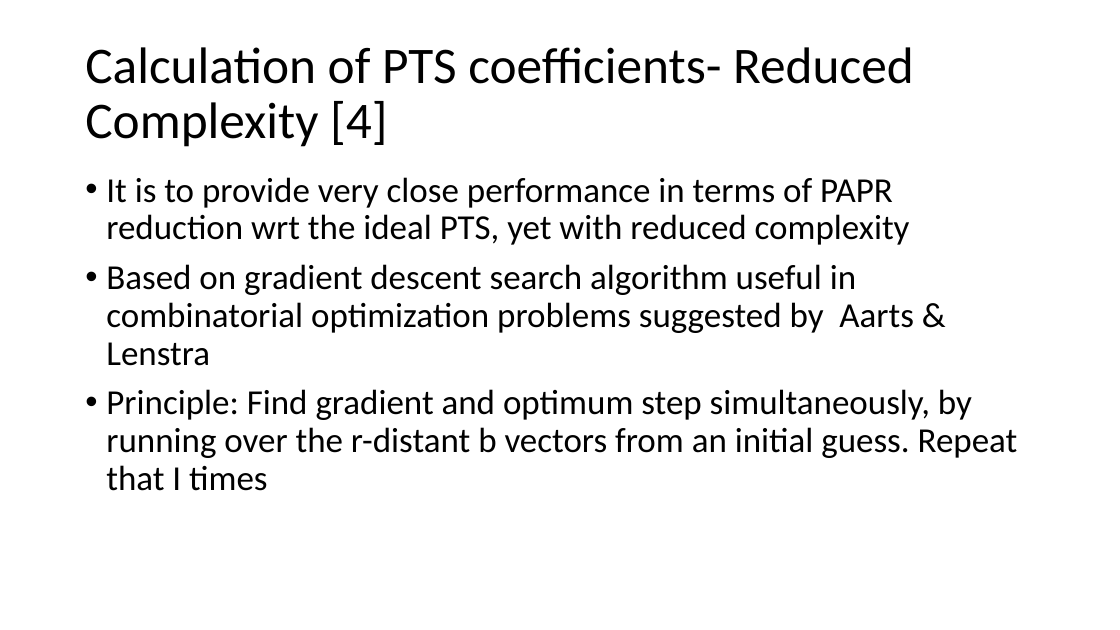
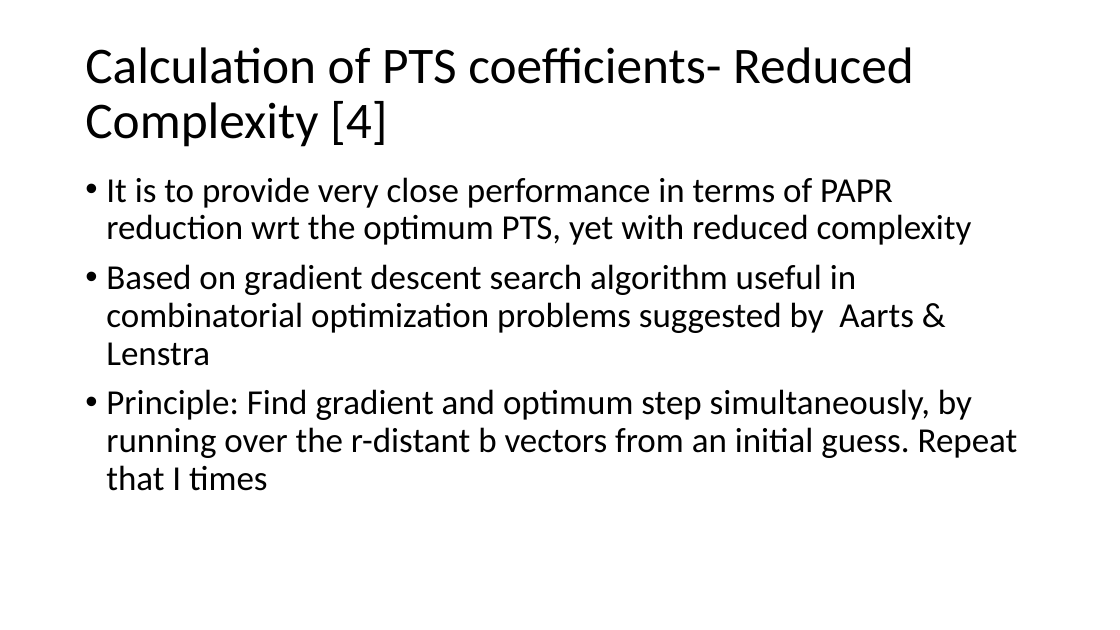
Before and after one commit to liorkissos/VLF-Simulations, a slide deck: slide 28 of Documents/Presentations/PAPR Reduction- PTS.pptx. Drawn at 1120x630 pixels with LibreOffice and Linux fonts; fonts in the diff are those of the drawing. Boxes give left, top, right and bottom in pixels: in the first picture for what was removed or moved away, otherwise in the second. Text is boxed around its words. In the diff, an @@ line names an element or a change of style, - is before the commit and + after.

```diff
--- a/Documents/Presentations/PAPR Reduction- PTS.pptx
+++ b/Documents/Presentations/PAPR Reduction- PTS.pptx
@@ text at (106, 177, 972, 245): text changed @@
-• It is to provide very close performance in terms of PAPR reduction wrt the ideal PTS, yet with reduced complexity
+• It is to provide very close performance in terms of PAPR reduction wrt the optimum PTS, yet with reduced complexity
```
Also in this commit, not shown: 8 other slides changed, 3 other files.
